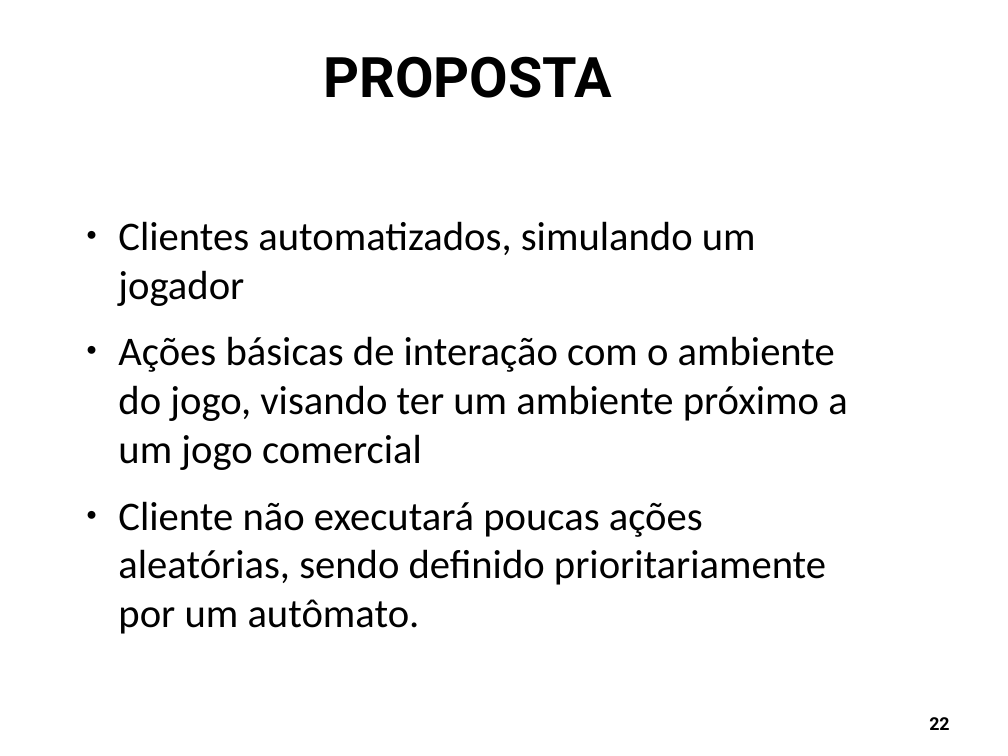
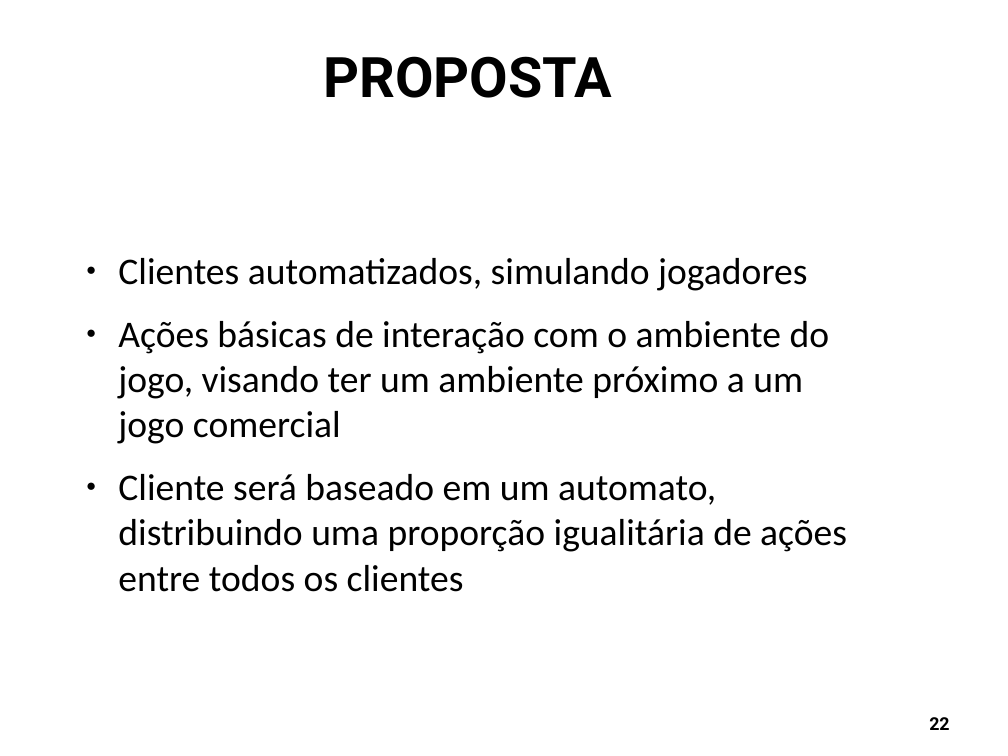
Before and after one commit to Schweigert/TCC, a slide deck: slide 22 of tcc/Apresentacao/apresentacao_tcc1.odp. Drawn at 1008x756 pixels with LibreOffice and Linux fonts; fonts in the diff are those of the drawing; background and template pictures are left out. Boxes give left, top, right and bottom in pixels: in the first picture for what was removed or moved away, otherwise in the second. Text is boxed around its words. In the diff, an @@ line names an element or a change of style, - is before the commit and + after.

```diff
--- a/tcc/Apresentacao/apresentacao_tcc1.odp
+++ b/tcc/Apresentacao/apresentacao_tcc1.odp
@@ text at box(118, 258, 807, 291): text changed; size 32 to 29.6 pt @@
-● Clientes automatizados, simulando um jogador
+● Clientes automatizados, simulando jogadores
@@ text at box(118, 321, 830, 444): size 32 to 29.6 pt in "Ações básicas de interação com o ambiente ..." @@
@@ text at box(118, 474, 847, 592): text changed; size 32 to 29.6 pt @@
-● Cliente não executará poucas ações aleatórias, sendo definido prioritariamente por um autômato.
+● Cliente será baseado em um automato, distribuindo uma proporção igualitária de ações entre todos os clientes
```
Also in this commit, not shown: 17 other slides changed, 3 slides removed, 4 other files.
